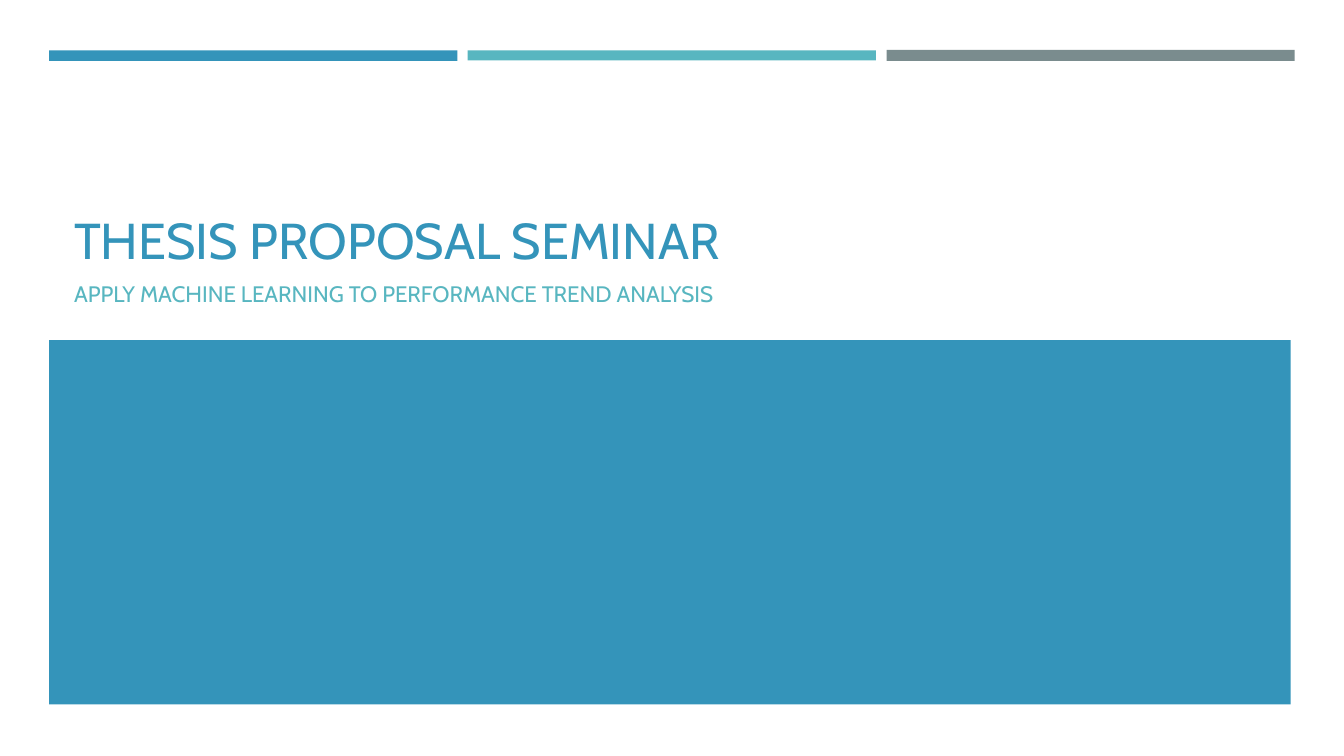
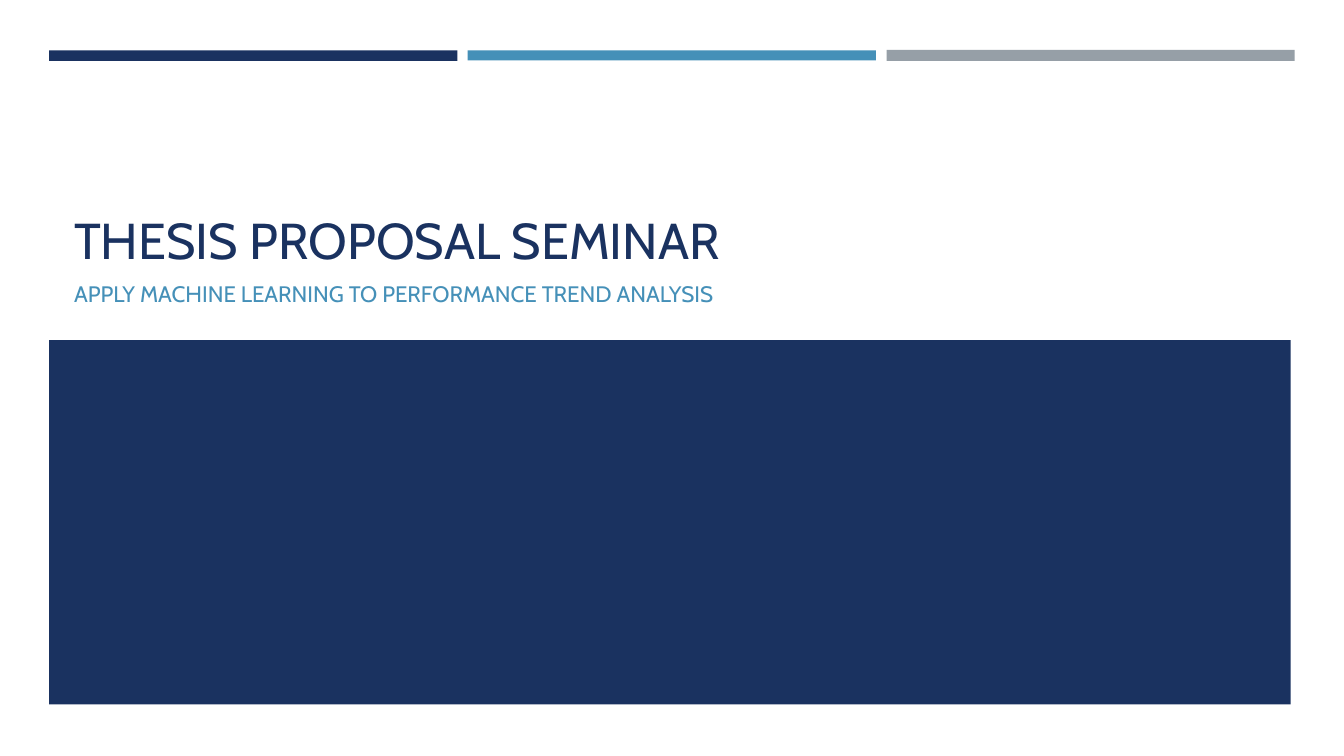
Before and after one commit to araea382/MT, a slide deck: slide 1 of Presentation/1-Proposal seminar.pptx. Drawn at 1344x756 pixels with LibreOffice and Linux fonts; fonts in the diff are those of the drawing. Boxes give left, top, right and bottom in pixels: in the first picture for what was removed or moved away, otherwise in the second. Text is boxed around its words. In the diff, an @@ line names an element or a change of style, - is before the commit and + after.

```diff
--- a/Presentation/1-Proposal seminar.pptx
+++ b/Presentation/1-Proposal seminar.pptx
@@ rectangle at <box>49,50,458,60</box>: fill #3494BA to #1A3260 @@
@@ rectangle at <box>468,50,876,60</box>: fill #58B6C0 to #4590B8 @@
@@ rectangle at <box>886,50,1295,62</box>: fill #7A8C8E to #969FA7 @@
@@ title "THESIS PROPOSAL SEMINAR" at <box>74,223,720,260</box>: text colour #3494BA to #1A3260 @@
@@ subtitle "APPLY MACHINE LEARNING TO PERFORMANCE ..." at <box>74,286,714,303</box>: text colour #58B6C0 to #4590B8 @@
@@ rectangle at <box>49,340,1292,704</box>: fill #3494BA to #1A3260 @@
```
Also in this commit, not shown: 4 other slides changed, 1 slide added, 1 slide removed, 9 other files.
